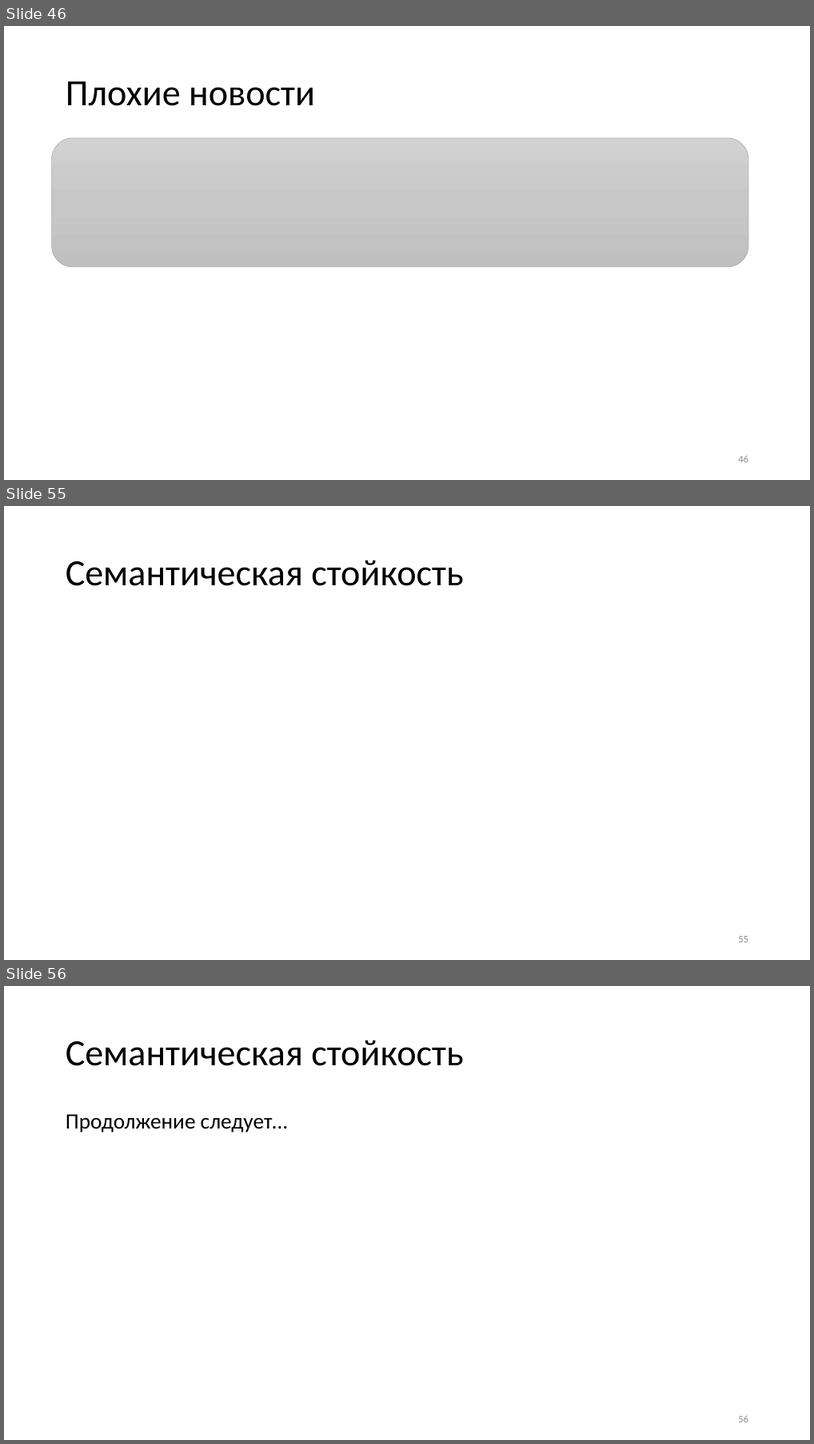
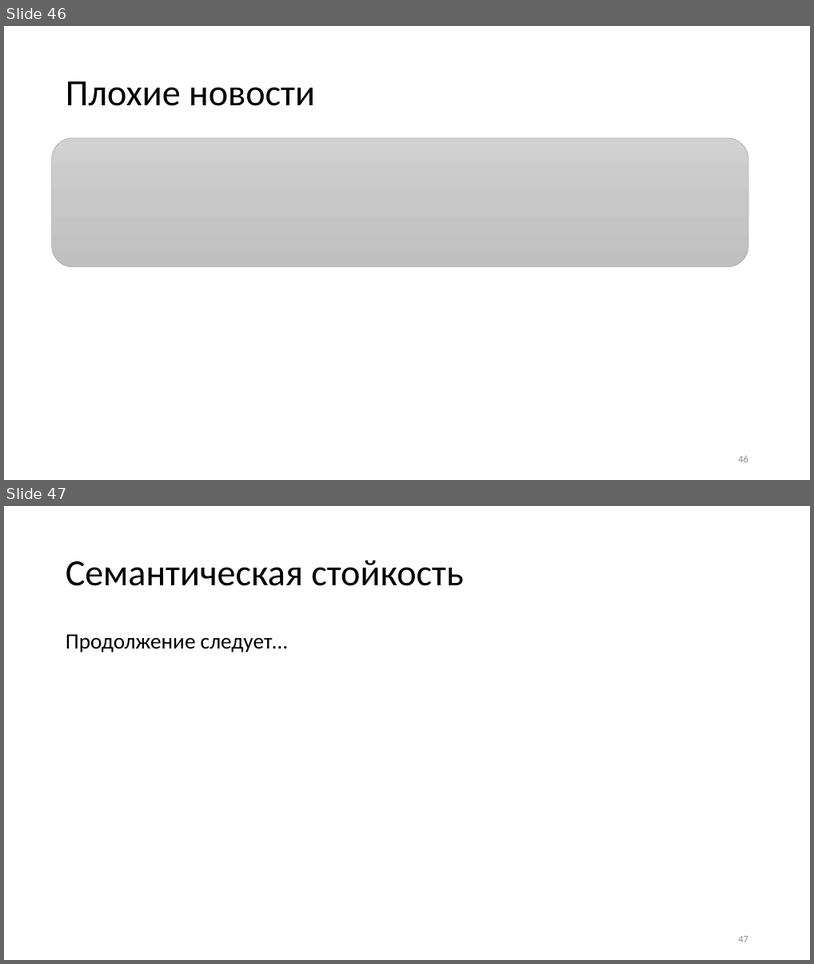
Before and after one commit to CryptoCourse/CryptoLectures, a slide deck: Lectures/Lecture1.pptx. Shown one above the other, each under a label of ours: slides 46, 55 and 56 before the commit, slides 46 and 47 after it; the slides between them are not shown. The pictures are 814x1444 and 814x964 pixels, drawn with LibreOffice and Linux fonts; fonts in the diff are those of the drawing; grey boxes stand for pictures. Boxes give left, top, right and bottom in pixels: in the first picture for what was removed or moved away, otherwise in the second. Text is boxed around its words. In the diff, an @@ line names an element or a change of style, - is before the commit and + after.

```diff
--- a/Lectures/Lecture1.pptx
+++ b/Lectures/Lecture1.pptx
@@ slide 55 removed at (x1=4, y1=506, x2=810, y2=960), background #FFFFFF @@
@@ title removed at (x1=66, y1=560, x2=463, y2=586) @@
-Семантическая стойкость
@@ page number removed at (x1=738, y1=936, x2=749, y2=942) @@
-55
@@ what was slide 56 is now slide 47 @@
@@ page number at (x1=738, y1=936, x2=749, y2=942): text changed @@
-56
+47
```
Also in this commit, not shown: 8 other slides removed, 1 other file.
